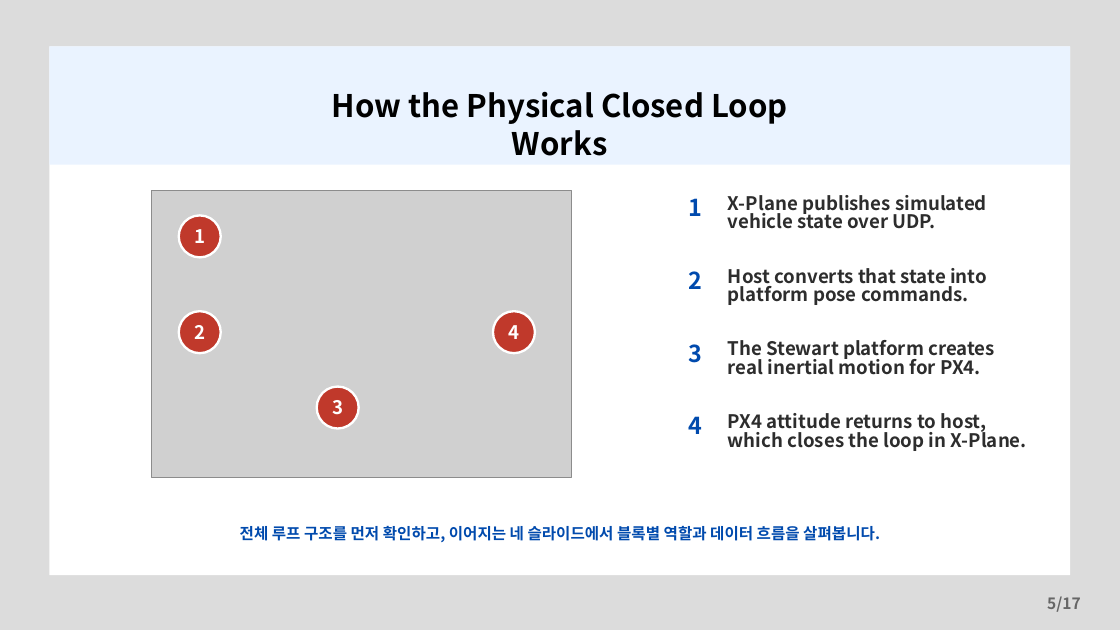
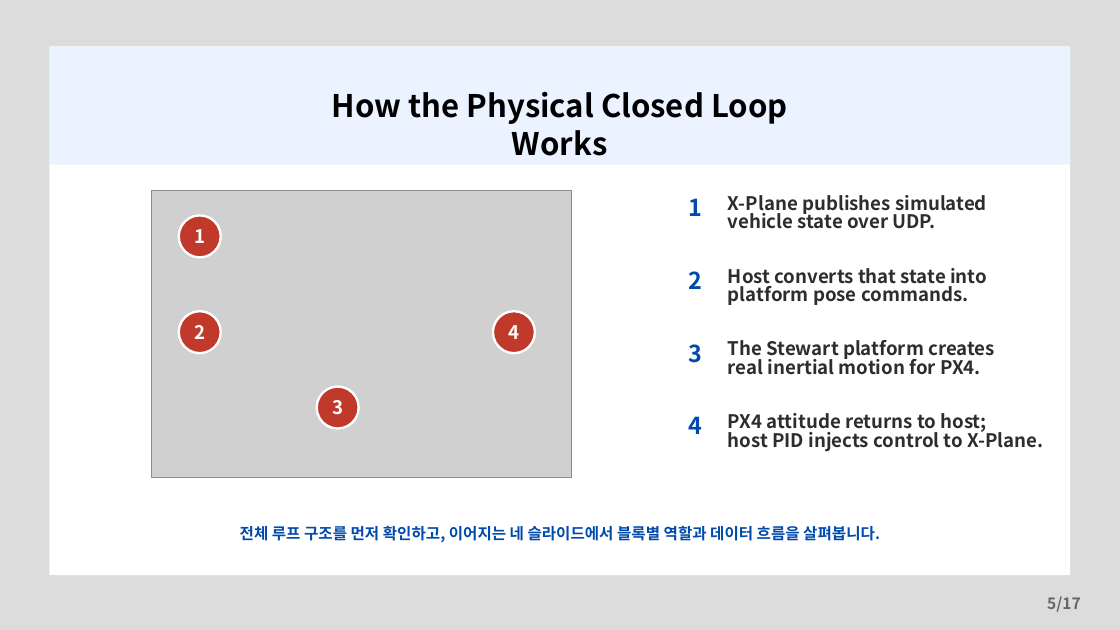
Before and after one commit to banana99ou/Stewart-Platform, a slide deck: slide 5 of presentation/KSAS_Spring2026_Presentation.pptx. Drawn at 1120x630 pixels with LibreOffice and Linux fonts; fonts in the diff are those of the drawing; grey boxes stand for pictures. Boxes give left, top, right and bottom in pixels: in the first picture for what was removed or moved away, otherwise in the second. Text is boxed around its words. In the diff, an @@ line names an element or a change of style, - is before the commit and + after.

Commit message:
Update presentation content: refine callout texts, enhance clarity, and adjust terminology
- Revised callout texts to better reflect experimental findings and system characteristics.
- Improved clarity in slide descriptions, emphasizing the role of the Stewart platform and the physical loop system.
- Adjusted terminology for consistency and readability throughout the presentation.
- Updated slide titles and bullet points for better alignment with the overall narrative.

```diff
--- a/presentation/KSAS_Spring2026_Presentation.pptx
+++ b/presentation/KSAS_Spring2026_Presentation.pptx
@@ text at <box>728,413,1043,452</box>: text changed @@
-PX4 attitude returns to host,
-which closes the loop in X-Plane.
+PX4 attitude returns to host;
+host PID injects control to X-Plane.
```
Also in this commit, not shown: 11 other slides changed, 1 other file.
